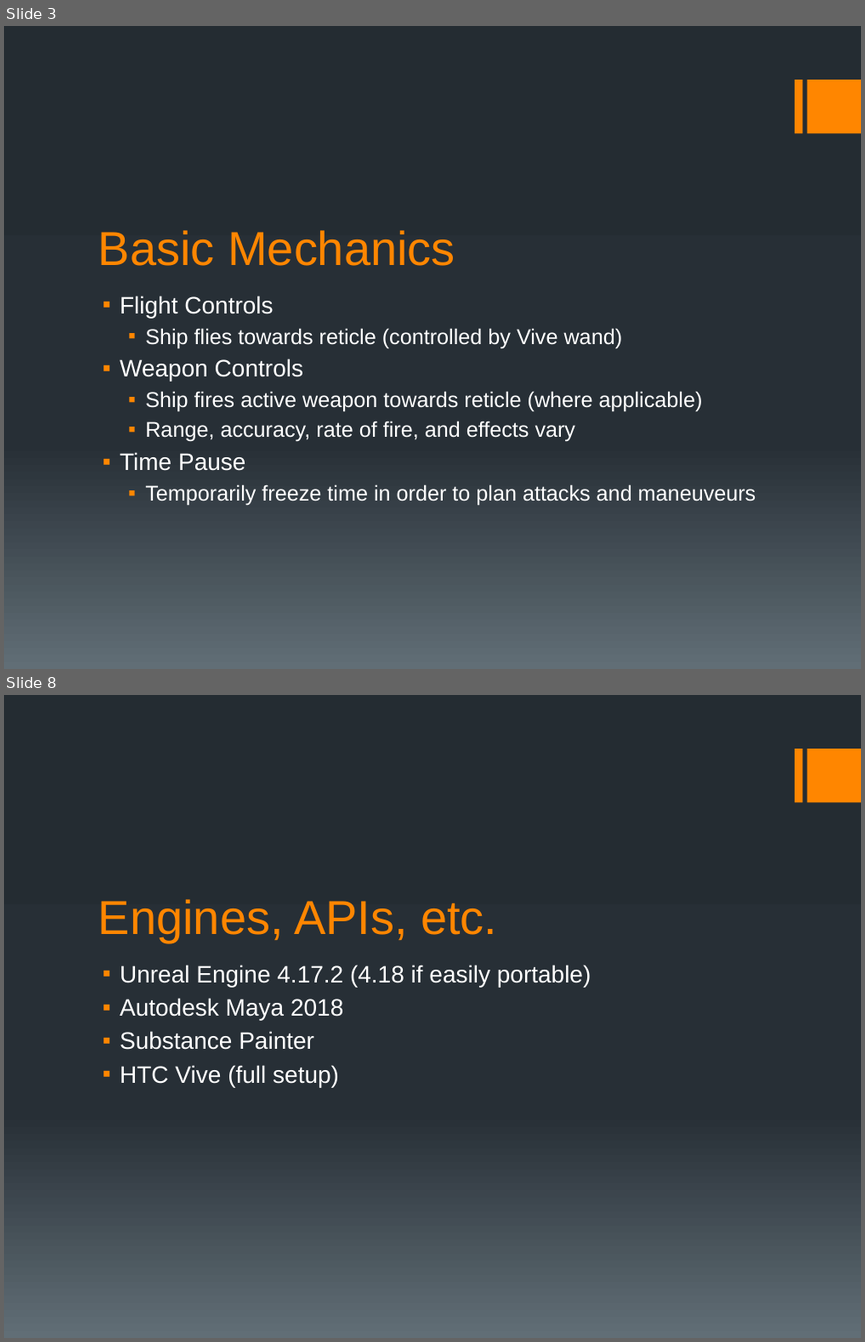
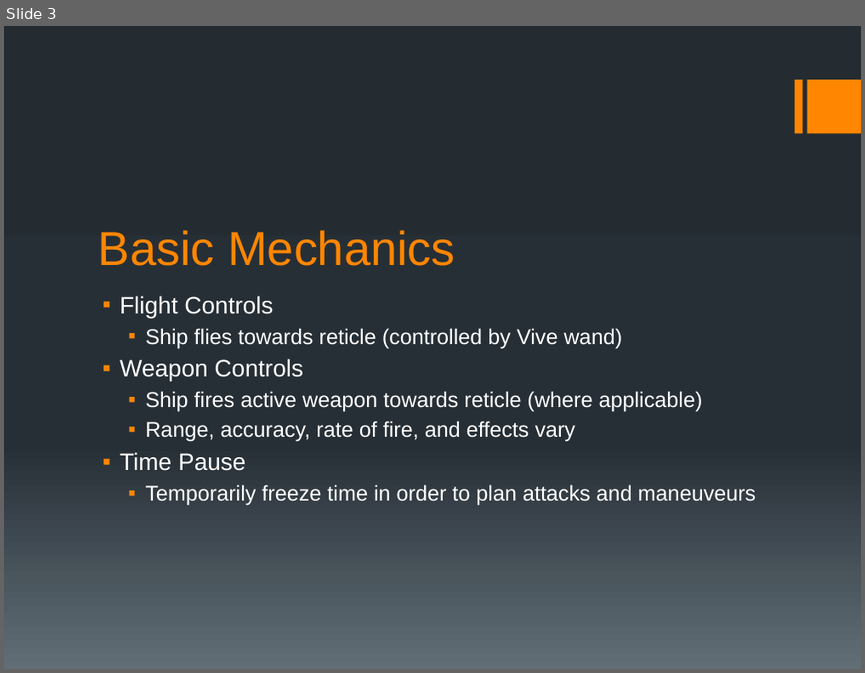
Before and after one commit to oates999/ExperimentalGame_VR, a slide deck: Presentations/FormalPresentation_11-1-2017.pptx. Shown one above the other, each under a label of ours: slides 3 and 8 before the commit, slide 3 after it; the slides between them are not shown. The pictures are 865x1342 and 865x673 pixels, drawn with LibreOffice and Linux fonts; fonts in the diff are those of the drawing. Boxes give left, top, right and bottom in pixels: in the first picture for what was removed or moved away, otherwise in the second. Text is boxed around its words. In the diff, an @@ line names an element or a change of style, - is before the commit and + after.

```diff
--- a/Presentations/FormalPresentation_11-1-2017.pptx
+++ b/Presentations/FormalPresentation_11-1-2017.pptx
@@ slide 8 removed at bbox=[4, 695, 861, 1338], background gradient #242C33 to #273037 to #636D76; not listed: 2 template elements that a slide beside it also shows @@
@@ title removed at bbox=[98, 899, 497, 942] @@
-Engines, APIs, etc.
@@ text removed at bbox=[120, 964, 591, 1087] @@
-▪ Unreal Engine 4.17.2 (4.18 if easily portable)
-▪ Autodesk Maya 2018
-▪ Substance Painter
-▪ HTC Vive (full setup)
```
Also in this commit, not shown: 2 slides changed, 1 slide added, 2 other slides removed.
